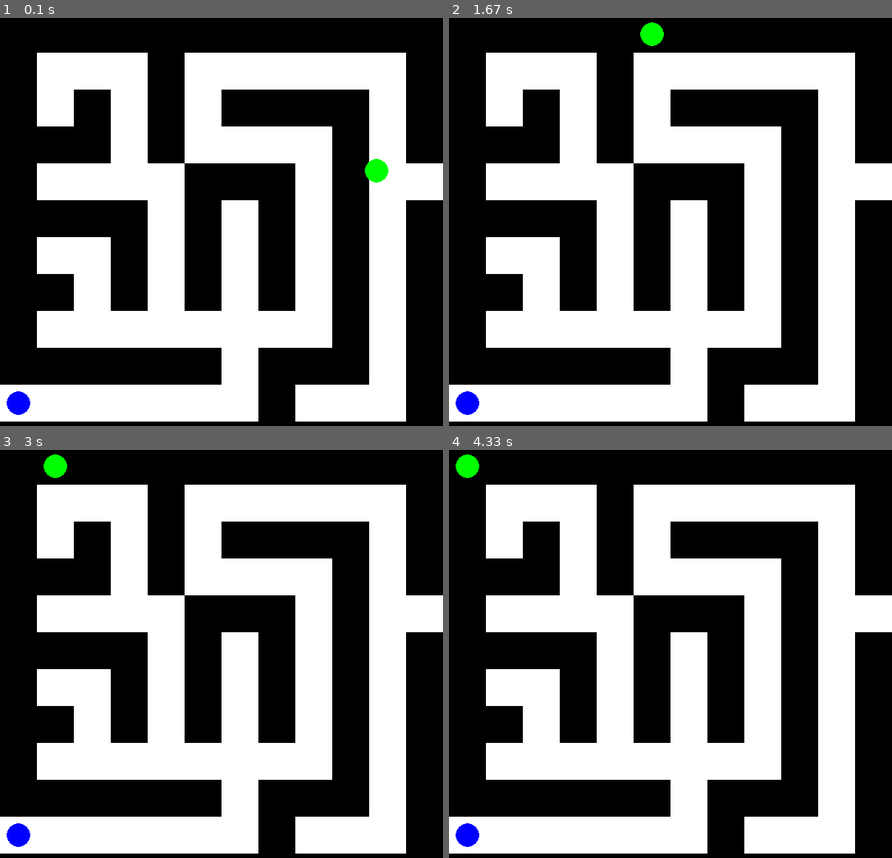
Above: before the commit, frames 1-4 (two rows, left to right).
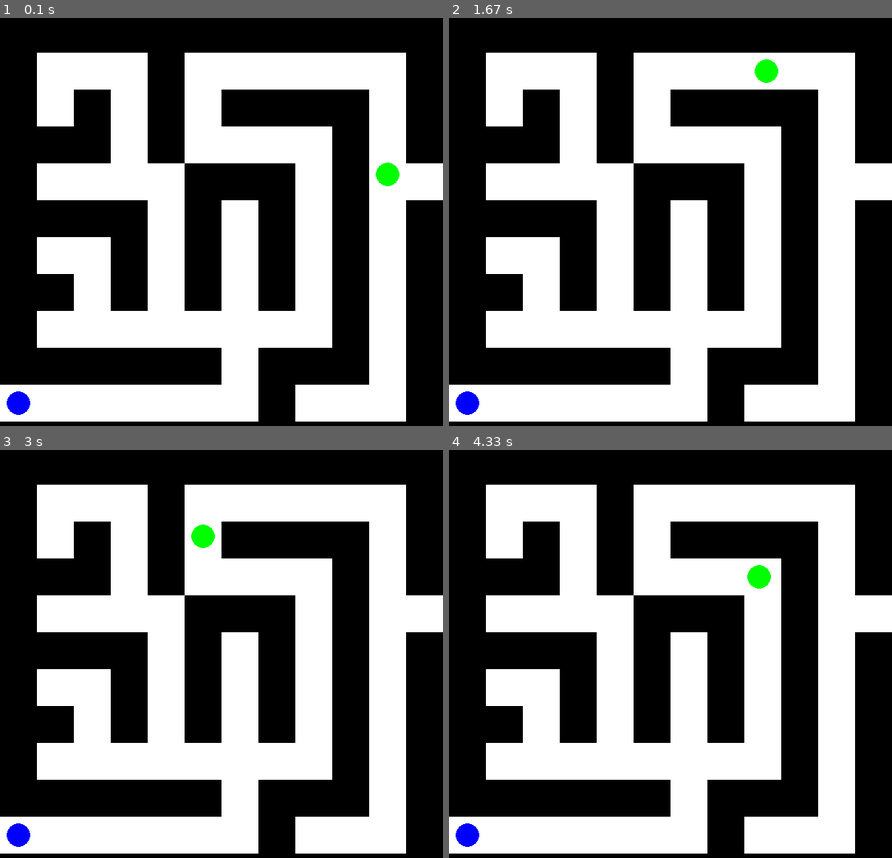
Above: after the commit, the same moments.

Repository: joaovitormelo7/projetoIA-pygame
Game: pygame game, started from pygame/main.py
Same seed, same stepped clock (60 frames per second), same inputs: the game is played once before the commit and once after it.
Inputs:
- Up to frame 1 (0.1 s): no input
- Up to frame 2 (1.67 s): no input
- Up to frame 3 (3 s): no input
- Up to frame 4 (4.33 s): no input

The runs differ from the first frame. In frame 1, 0.3% of the frame differs, in the area x 82-91%, y 34-42%; in frame 2, 0.5%, in the area x 43-75%, y 1-16%; in frame 3, 0.5%; in frame 4, 0.5%.

Commit message:
mudando estrutura do código

Diff:
--- a/pygame/agente.py
+++ b/pygame/agente.py
@@ -1,6 +1,35 @@
 class Agente:
     def __init__(self, labirinto, start, goal):
-        self.labirinto = labirinto
-        self.start = start
-        self.goal = goal
-        self.caminho = []
+        self.labirinto = labirinto  # O labirinto onde o agente opera
+        self.start = start  # Posição inicial do agente
+        self.goal = goal  # Posição do objetivo
+        self.caminho = []  # Caminho encontrado
+        self.posicao_atual = start  # Posição atual do agente
+
+    def buscar_caminho(self, metodo="largura"):
+        if metodo == "largura":
+            from busca import busca_largura
+            self.caminho = busca_largura(self.labirinto, self.start, self.goal)
+        elif metodo == "profundidade":
+            from busca import busca_profundidade
+            self.caminho = busca_profundidade(self.labirinto, self.start, self.goal)
+        else:
+            raise ValueError("Método de busca inválido. Use 'largura' ou 'profundidade'.")
+
+        if self.caminho:
+            print(f"Caminho encontrado: {self.caminho}")
+        else:
+            print("Nenhum caminho encontrado.")
+
+    def mover(self):
+        if not self.caminho:
+            print("Nenhum caminho disponível para mover.")
+            return
+
+        # Se houver mais posições no caminho, atualiza a posição atual
+        if self.posicao_atual != self.goal:
+            proxima_posicao = self.caminho.pop(0)
+            self.posicao_atual = proxima_posicao
+            print(f"Movendo para {proxima_posicao}")
+        else:
+            print("O agente já chegou ao objetivo.")
--- a/pygame/busca.py
+++ b/pygame/busca.py
@@ -1,48 +1,52 @@
 import heapq
 from collections import deque
 
-# Usando busca em largura
-def buscaLargura(labirinto, start, goal):
+def busca_largura(labirinto, start, goal):
     fila = deque([start])
-    visitado = set()
-    visitado.add(start)
+    visitados = set([start])
     caminhos = {start: None}
 
-    # Encontrar o objetivo
     while fila:
         x, y = fila.popleft()
+
         if (x, y) == goal:
-            caminho = []
-            while (x, y) is not None:
-                caminho.append((x,y))
-                x, y = caminhos[(x, y)]
-                return caminho[::-1]
+            return reconstruir_caminho(caminhos, start, goal)
 
+        # Mantém a ordem padrão para BFS
         for nx, ny in labirinto.vizinhos_validos(x, y):
-            if (nx, ny) not in visitado:
-                visitado.add((nx, ny))
+            if (nx, ny) not in visitados:
+                visitados.add((nx, ny))
                 fila.append((nx, ny))
                 caminhos[(nx, ny)] = (x, y)
     return []
 
-# Usando busca em profundidade
-def buscaProfundidade(labirinto, start, goal):
+
+def busca_profundidade(labirinto, start, goal):
     pilha = [start]
-    visitado = set()
+    visitados = set()
     caminhos = {start: None}
 
     while pilha:
         x, y = pilha.pop()
+
         if (x, y) == goal:
-            caminho = []
-            while(x, y) is not None:
-                caminho.append((x, y))
-                x, y = caminhos[(x,y)]
-                return caminho[::-1]
+            return reconstruir_caminho(caminhos, start, goal)
 
-        visitado.add((x, y))
-        for nx, ny in labirinto.vizinhos_validos(x, y):
-            if (nx, ny) not in visitado:
-                pilha.append((nx, ny))
-                caminhos[(nx, ny)] = (x, y)
+        if (x, y) not in visitados:
+            visitados.add((x, y))
+
+            # Explora na ordem inversa para DFS
+            for nx, ny in reversed(labirinto.vizinhos_validos(x, y)):
+                if (nx, ny) not in visitados:
+                    pilha.append((nx, ny))
+                    caminhos[(nx, ny)] = (x, y)
     return []
+
+
+def reconstruir_caminho(caminhos, start, goal):
+    caminho = []
+    atual = goal
+    while atual is not None:
+        caminho.append(atual)
+        atual = caminhos[atual]
+    return caminho[::-1]  # Inverte o caminho para começar do início
--- a/pygame/labirinto.py
+++ b/pygame/labirinto.py
@@ -2,7 +2,7 @@
 
 class Labirinto:
     def __init__(self):
-        #Definindo matriz do labirinto 12x12 sendo 1 o espaço livre e 0 espaço ocupado
+        # Definindo matriz do labirinto 12x12 (1: espaço livre, 0: parede)
         self.grid = np.array([
             [0, 0, 0, 0, 0, 0, 0, 0, 0, 0, 0, 0],
             [0, 1, 1, 1, 0, 1, 1, 1, 1, 1, 1, 0],
@@ -18,27 +18,36 @@
             [0, 0, 0, 0, 0, 0, 0, 0, 0, 0, 0, 0]
         ])
 
-    #Verifica se o espaço está livre
+    # Verifica se o espaço está livre
     def espaco_livre(self, x, y):
-        return self.grid[x][y] == 1;
+        if 0 <= x < len(self.grid) and 0 <= y < len(self.grid[0]):
+            return self.grid[x][y] == 1
+        return False
 
-    #Sequencia de movimentos predefinida
+    # Retorna os vizinhos válidos de uma posição (x, y)
     def vizinhos_validos(self, x, y):
         vizinhos = []
 
-        #Agente para cima
         if x > 0 and self.espaco_livre(x - 1, y):
             vizinhos.append((x - 1, y))
 
-        #Agente para esquerda
         if y > 0 and self.espaco_livre(x, y - 1):
             vizinhos.append((x, y - 1))
 
-        #Agente para direita
+        # Agente para a direita
         if y < len(self.grid[0]) - 1 and self.espaco_livre(x, y + 1):
             vizinhos.append((x, y + 1))
 
-        #Agente para baixo
+        # Agente para baixo
         if x < len(self.grid) - 1 and self.espaco_livre(x + 1, y):
             vizinhos.append((x + 1, y))
+
+        # Direções: (delta_x, delta_y)
+        direcoes = [(-1, 0), (0, -1), (0, 1), (1, 0)]  # Cima, Esquerda, Direita, Baixo
+
+        for dx, dy in direcoes:
+            novo_x, novo_y = x + dx, y + dy
+            if self.espaco_livre(novo_x, novo_y):
+                vizinhos.append((novo_x, novo_y))
+
         return vizinhos
--- a/pygame/main.py
+++ b/pygame/main.py
@@ -1,52 +1,58 @@
 import pygame
 import sys
-import numpy as np
 from labirinto import Labirinto
-from busca import buscaProfundidade
+from busca import busca_profundidade
+from agente import Agente
 
-#Iniciar pygame
+# Iniciar pygame
 pygame.init()
 
-#Configuração da janela
+# Configuração da janela
 largura, altura = 600, 600
 tela = pygame.display.set_mode((largura, altura))
-pygame.display.set_caption("Visualização do labirinto")
+pygame.display.set_caption("Visualização do Labirinto")
 
-#Cor
+# Cores
 BRANCO = (255, 255, 255)
 PRETO = (0, 0, 0)
 VERDE = (0, 255, 0)
 AZUL = (0, 0, 255)
 
-#Configuração do labirinto
+# Configuração do labirinto
 tamanho_celula = largura // 12
 
-#Iniciar labirinto e posição do agente e obejtivo do agente
+# Iniciar labirinto e posições do agente e objetivo
 labirinto = Labirinto()
-posicao_agente = (4,10)
+posicao_agente = (4, 10)
 goal = (10, 0)
 
-caminho = buscaProfundidade(labirinto, posicao_agente, goal)
+agente = Agente(labirinto, posicao_agente, goal)
+
+agente.buscar_caminho(metodo="profundidade")
+
+# Obter o caminho usando a busca em largura
+caminho = busca_profundidade(labirinto, posicao_agente, goal)
 if not caminho:
     print("Erro ao encontrar um caminho")
+    sys.exit()
 else:
-    print("caminho encontrado: ", caminho)
+    print("Caminho encontrado:", caminho)
 
+# Inicializar posição e estado de animação
 passo_atual = 0
-
-#Animação
 posicao_animada = [posicao_agente[1] * tamanho_celula + tamanho_celula // 2,
-                  posicao_agente[0] * tamanho_celula + tamanho_celula // 2]
+                   posicao_agente[0] * tamanho_celula + tamanho_celula // 2]
 velocidade = 5
 
-#Labirinto
+# Função para desenhar o labirinto
 def labirinto_desenho():
     for x in range(12):
         for y in range(12):
-            cor = BRANCO if labirinto.grid[x][y] == 1 else PRETO
+            cor = PRETO if labirinto.grid[x][y] == 0 else BRANCO
             pygame.draw.rect(tela, cor, (y * tamanho_celula, x * tamanho_celula, tamanho_celula, tamanho_celula))
 
-def agente_desenho(goal):
+# Função para desenhar o agente e o objetivo
+def agente_desenho():
     # Desenhar o agente na posição animada
     pygame.draw.circle(tela, VERDE, (int(posicao_animada[0]), int(posicao_animada[1])), tamanho_celula // 3)
 
@@ -56,26 +62,22 @@
                         goal[0] * tamanho_celula + tamanho_celula // 2),
                        tamanho_celula // 3)
 
-
-#Loop do jogo
+# Loop do jogo
 running = True
-
-#Teste para controlar a velocidade do agente
-ControleVelocidade = pygame.time.Clock()
+controle_velocidade = pygame.time.Clock()
 
 while running:
     for event in pygame.event.get():
         if event.type == pygame.QUIT:
             running = False
 
+    # Verificar se há caminho e se ainda há passos a seguir
     if caminho and passo_atual < len(caminho):
         proxima_posicao = caminho[passo_atual]
+        objetivo_x = proxima_posicao[1] * tamanho_celula + tamanho_celula // 2
+        objetivo_y = proxima_posicao[0] * tamanho_celula + tamanho_celula // 2
 
-    if labirinto.grid[proxima_posicao[0]][proxima_posicao[1]] == 1:
-        objetivo_x = proxima_posicao[1] * tamanho_celula + tamanho_celula // 2
-        objetivo_y = proxima_posicao[1] * tamanho_celula + tamanho_celula // 2
-
-
+        # Mover na direção do próximo objetivo
         if posicao_animada[0] < objetivo_x:
             posicao_animada[0] += velocidade
         elif posicao_animada[0] > objetivo_x:
@@ -86,18 +88,18 @@
         elif posicao_animada[1] > objetivo_y:
             posicao_animada[1] -= velocidade
 
+        # Verificar se alcançou a posição do próximo passo
         if abs(posicao_animada[0] - objetivo_x) < velocidade and abs(posicao_animada[1] - objetivo_y) < velocidade:
             posicao_animada = [objetivo_x, objetivo_y]
             posicao_agente = proxima_posicao
             passo_atual += 1
 
+    # Atualizar tela
     tela.fill(BRANCO)
     labirinto_desenho()
-    agente_desenho(goal)
-
+    agente_desenho()
     pygame.display.flip()
-    ControleVelocidade.tick(30)
-
+    controle_velocidade.tick(30)
 
 pygame.quit()
 sys.exit()
